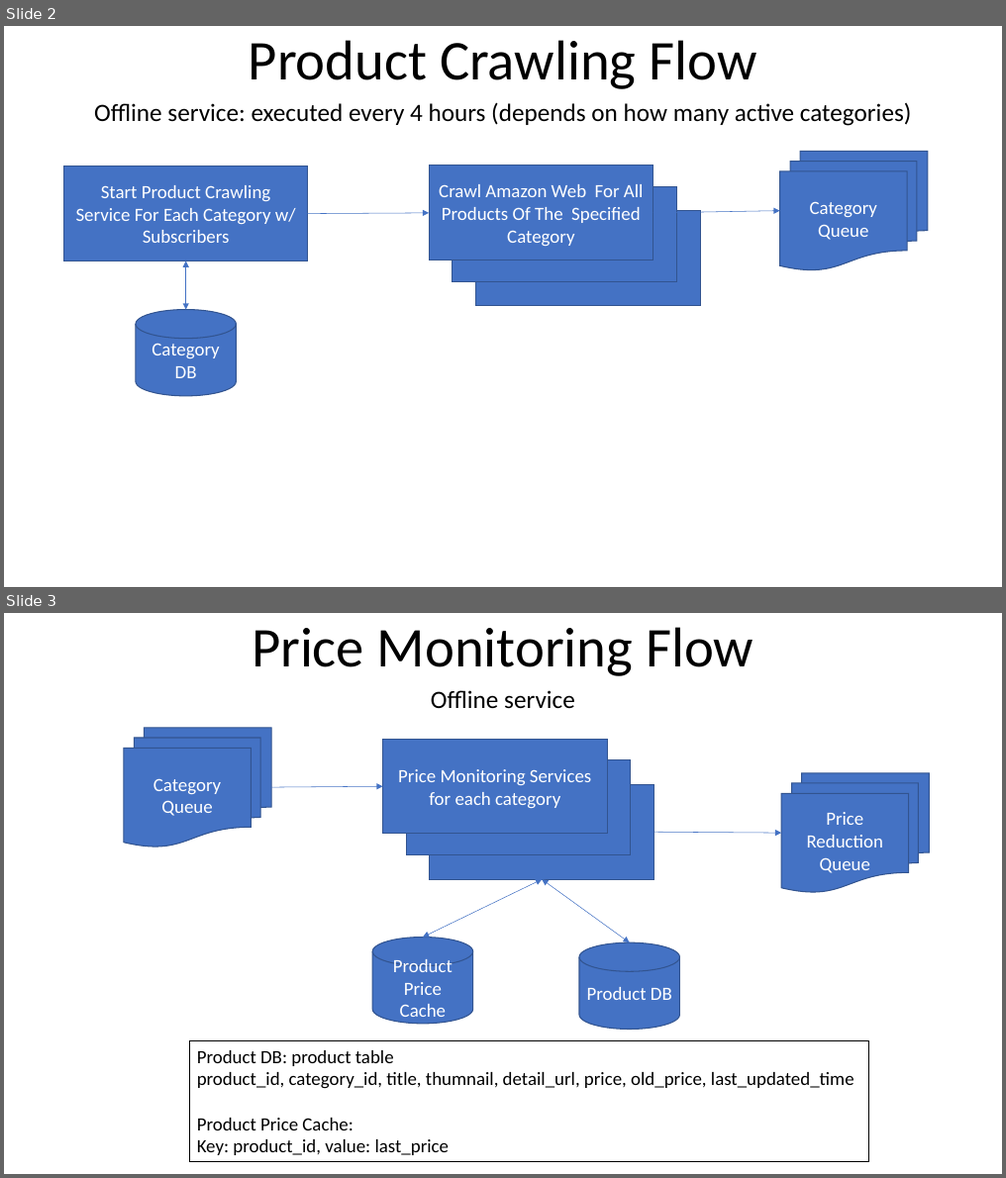
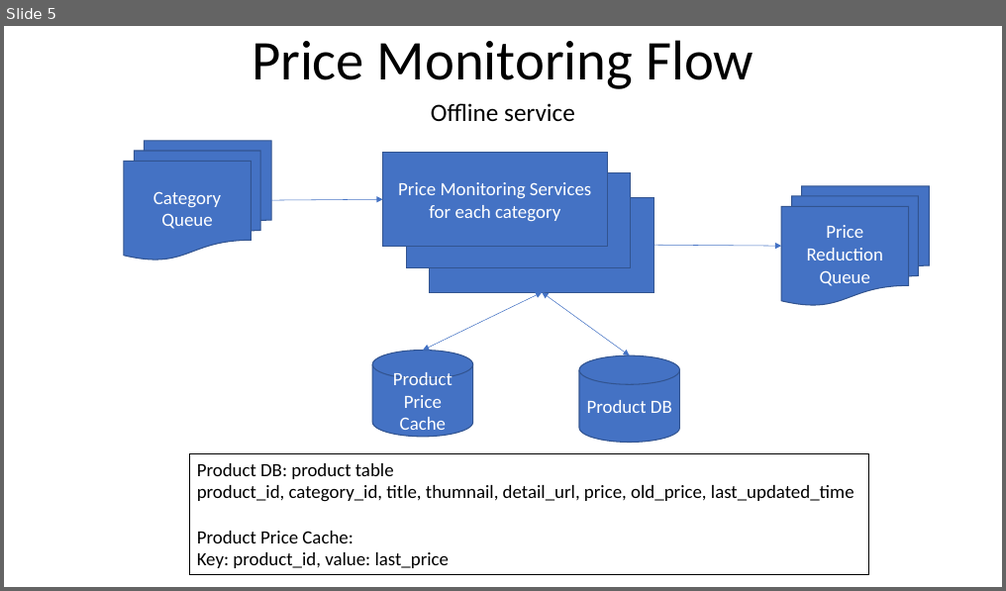
Before and after one commit to youhusky/price-monitoring-system, a slide deck: PriceMonitoringDesign.pptx. Shown one above the other, each under a label of ours: slides 2 and 3 before the commit, slide 5 after it. The pictures are 1006x1178 and 1006x591 pixels, drawn with LibreOffice and Linux fonts; fonts in the diff are those of the drawing. Boxes give left, top, right and bottom in pixels: in the first picture for what was removed or moved away, otherwise in the second. Text is boxed around its words. In the diff, an @@ line names an element or a change of style, - is before the commit and + after.

```diff
--- a/PriceMonitoringDesign.pptx
+++ b/PriceMonitoringDesign.pptx
@@ slide 2 removed at <box>4,26,1002,587</box>, background #FFFFFF @@
@@ title removed at <box>249,40,756,89</box> @@
-Product Crawling Flow
@@ subtitle removed at <box>94,102,912,126</box> @@
-Offline service: executed every 4 hours (depends on how many active categories)
@@ rectangle removed at <box>64,166,308,261</box> @@
-Start Product Crawling Service For Each Category w/ Subscribers
@@ rectangle removed at <box>430,166,653,261</box> @@
-Crawl Amazon Web For All Products Of The Specified Category
@@ flow chart multidocument removed at <box>780,151,928,271</box> @@
-Category Queue
@@ rectangle removed at <box>452,187,677,282</box> @@
@@ arrow removed from (307, 214) to (430, 213) @@
@@ rectangle removed at <box>475,211,700,306</box> @@
@@ arrow removed from (653, 213) to (780, 211) @@
@@ double arrow removed from (186, 261) to (186, 310) @@
@@ cylinder removed at <box>136,310,236,396</box> @@
-Category
-DB
@@ what was slide 3 is now slide 5 @@
```
Also in this commit, not shown: 1 slide changed, 4 slides added, 1 other slide removed, 1 other file.
